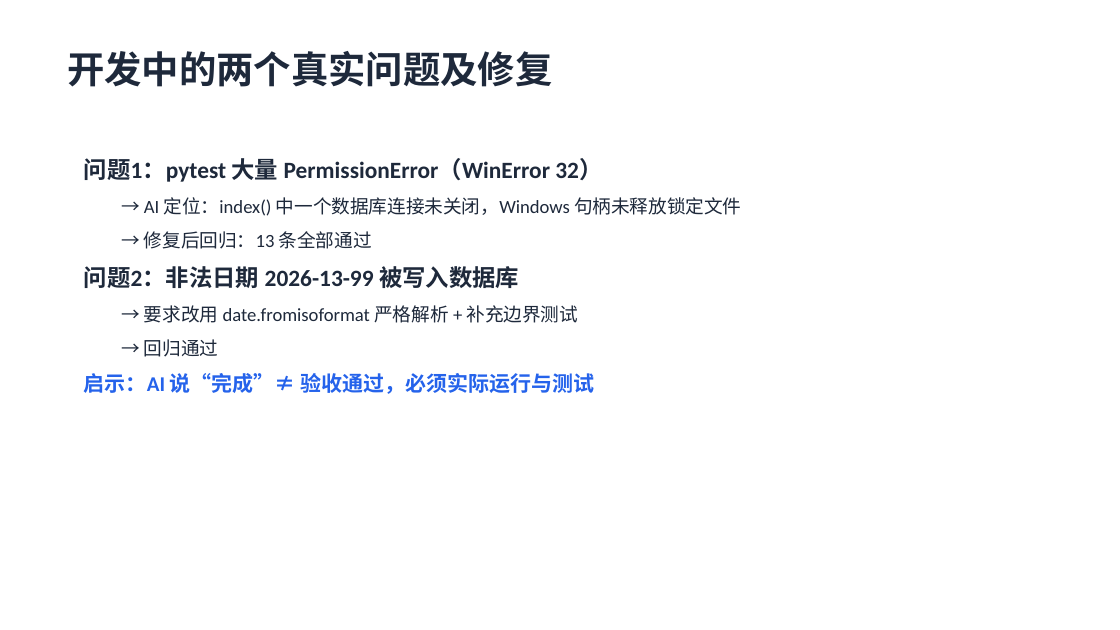
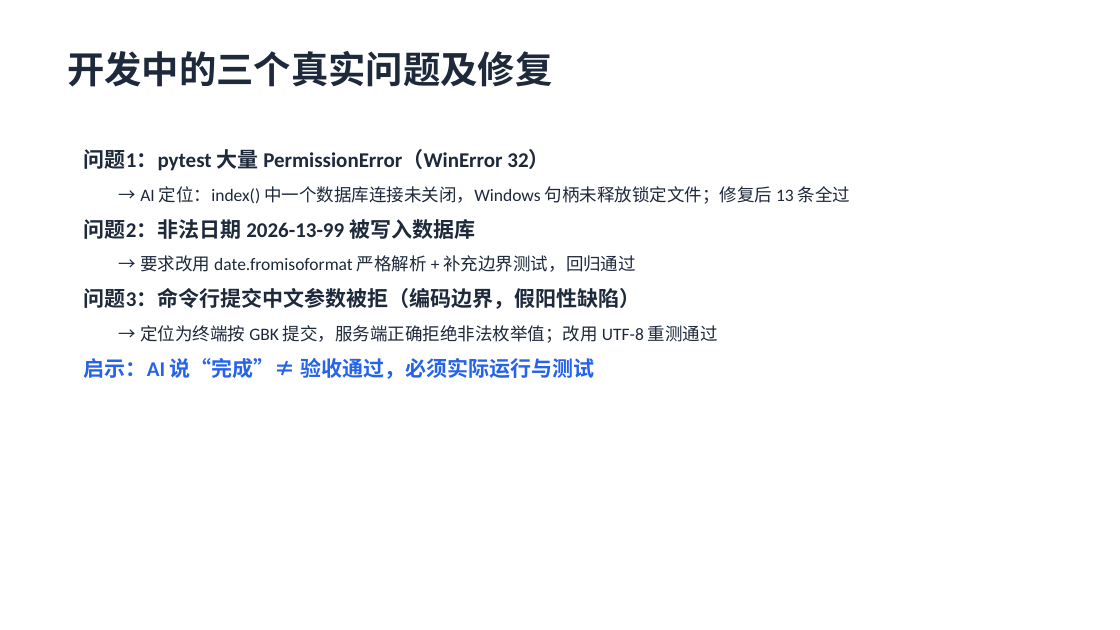
Before and after one commit to cql123-love/study-task, a slide deck: slide 5 of docs/实验一演示PPT.pptx. Drawn at 1120x630 pixels with LibreOffice and Linux fonts; fonts in the diff are those of the drawing. Boxes give left, top, right and bottom in pixels: in the first picture for what was removed or moved away, otherwise in the second. Text is boxed around its words. In the diff, an @@ line names an element or a change of style, - is before the commit and + after.

Commit message:
docs: 补充公网地址端到端实测记录（W1~W10）与第三个问题复盘
- 验收表新增公网实测附表：新建/校验/状态流转/统计/筛选/删除全链路
- AI_DEV_LOG 记录编码边界导致的假阳性缺陷及甄别过程
- 实验报告重排为三问题结构，补充公网实测与 SSH 通道选型
- 演示PPT 更新为三个问题 + 公网实测

```diff
--- a/docs/实验一演示PPT.pptx
+++ b/docs/实验一演示PPT.pptx
@@ text at bbox=[67, 51, 553, 87]: text changed @@
-开发中的两个真实问题及修复
+开发中的三个真实问题及修复
@@ text "问题1：pytest 大量 PermissionError（WinError 32）": place and size @@
-text "问题1：pytest 大量 PermissionError（WinError 32）" at bbox=[84, 158, 741, 394]
+text "问题1：pytest 大量 PermissionError（WinError 32）" at bbox=[84, 149, 850, 379]
@@ text at bbox=[84, 149, 549, 239]: size 20 to 18 pt in "问题1：pytest 大量 PermissionError（WinError 32）", "问题2：非法日期 2026-13-99 被写入数据库" @@
@@ text at bbox=[140, 186, 850, 204]: text changed; size 16 to 15 pt @@
-→ AI 定位：index() 中一个数据库连接未关闭，Windows 句柄未释放锁定文件
-→ 修复后回归：13 条全部通过
+→ AI 定位：index() 中一个数据库连接未关闭，Windows 句柄未释放锁定文件；修复后 13 条全过
@@ text at bbox=[84, 255, 718, 343]: text changed; size 16 to 15 pt @@
-→ 要求改用 date.fromisoformat 严格解析 + 补充边界测试
-→ 回归通过
+→ 要求改用 date.fromisoformat 严格解析 + 补充边界测试，回归通过
+问题3：命令行提交中文参数被拒（编码边界，假阳性缺陷）
+→ 定位为终端按 GBK 提交，服务端正确拒绝非法枚举值；改用 UTF-8 重测通过
```
Also in this commit, not shown: 5 other slides changed, 3 other files.
